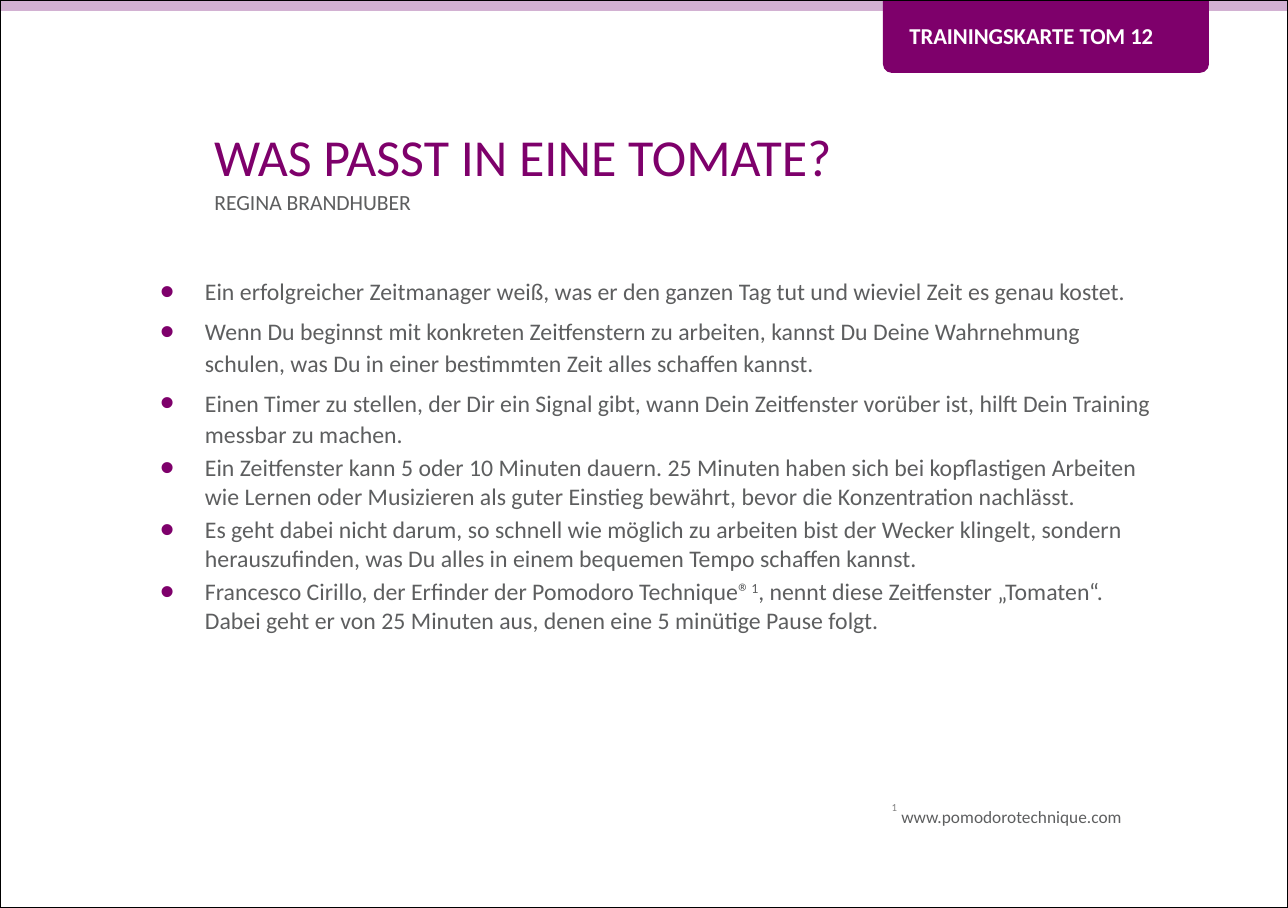
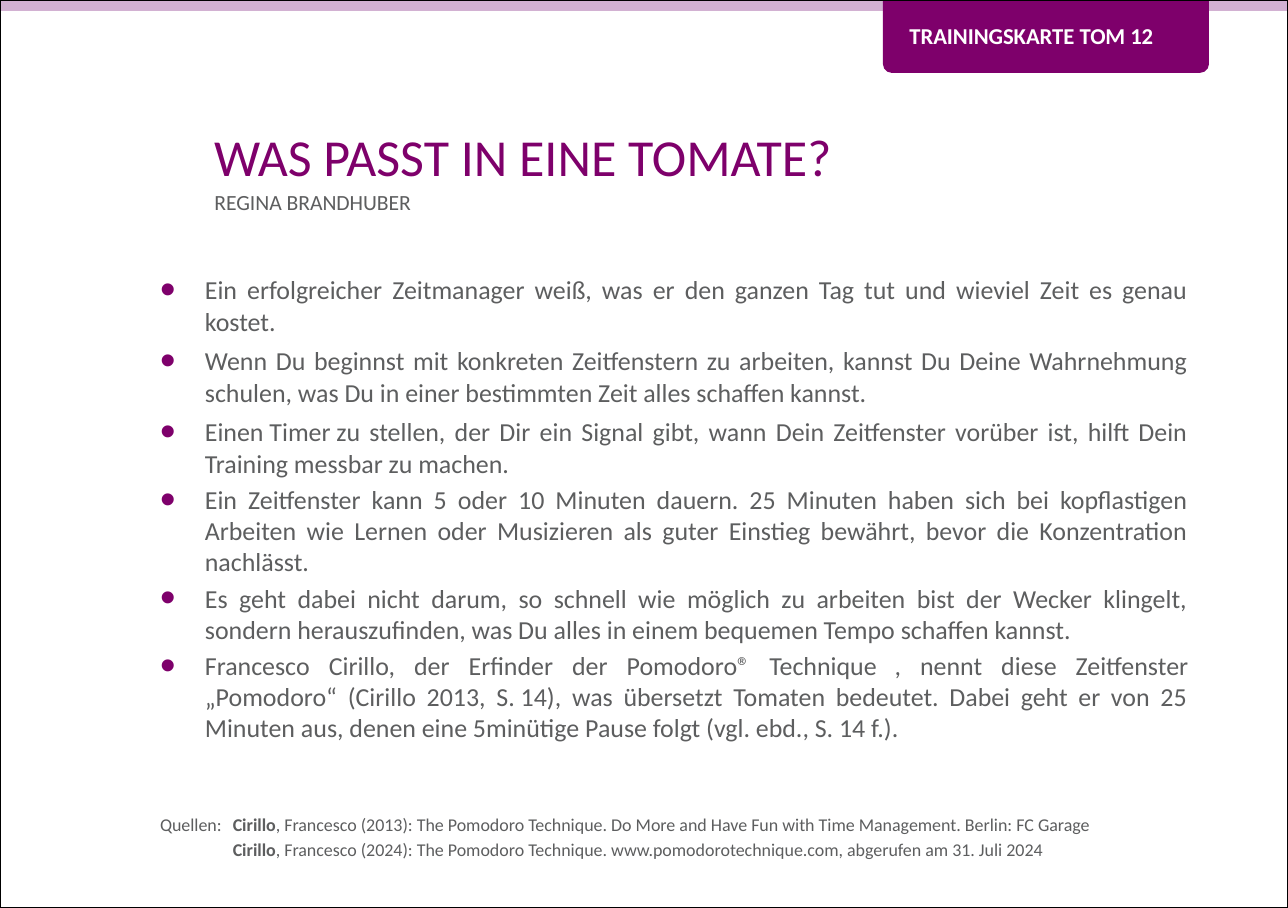
Before and after one commit to Teamtool/training-materials, a slide deck: slide 1 of training-cards/music moves/Tomatoes (TOM)/ger/apprentice/ger_TOM_12_Was_passt_in_eine_Tomate_MM_A.pptx. Drawn at 1288x908 pixels with LibreOffice and Linux fonts; fonts in the diff are those of the drawing; background and template pictures are left out. Boxes give left, top, right and bottom in pixels: in the first picture for what was removed or moved away, otherwise in the second. Text is boxed around its words. In the diff, an @@ line names an element or a change of style, - is before the commit and + after.

Commit message:
TOM10,11,12,13,14,15,16,19,20 Quell. und Blocksatz

```diff
--- a/training-cards/music moves/Tomatoes (TOM)/ger/apprentice/ger_TOM_12_Was_passt_in_eine_Tomate_MM_A.pptx
+++ b/training-cards/music moves/Tomatoes (TOM)/ger/apprentice/ger_TOM_12_Was_passt_in_eine_Tomate_MM_A.pptx
@@ text at box(205, 281, 1187, 643): size 11 to 12 pt in "Ein erfolgreicher Zeitmanager weiß, was er den ...", "Wenn Du beginnst mit konkreten Zeitfenstern zu ...", "Einen Timer zu stellen, der Dir ein ...", "Ein Zeitfenster kann 5 oder 10 Minuten ..." and 1 more places; alignment left to justified; line spacing 1.1 to 1 @@
@@ text at box(160, 657, 1189, 859): text changed; size 11 to 12 pt @@
-• Francesco Cirillo, der Erfinder der Pomodoro Technique®1, nennt diese Zeitfenster „Tomaten“. Dabei geht er von 25 Minuten aus, denen eine 5 minütige Pause folgt.
+• Francesco Cirillo, der Erfinder der Pomodoro® Technique , nennt diese Zeitfenster „Pomodoro“ (Cirillo 2013, S. 14), was übersetzt Tomaten bedeutet. Dabei geht er von 25 Minuten aus, denen eine 5minütige Pause folgt (vgl. ebd., S. 14 f.).
+Quellen: Cirillo, Francesco (2013): The Pomodoro Technique. Do More and Have Fun with Time Management. Berlin: FC Garage
+Cirillo, Francesco (2024): The Pomodoro Technique. www.pomodorotechnique.com, abgerufen am 31. Juli 2024
@@ text removed at box(892, 804, 897, 811) @@
-1
@@ text removed at box(901, 811, 1121, 826) @@
-www.pomodorotechnique.com
```
Also in this commit, not shown: 1 other slide changed, 17 other files.
